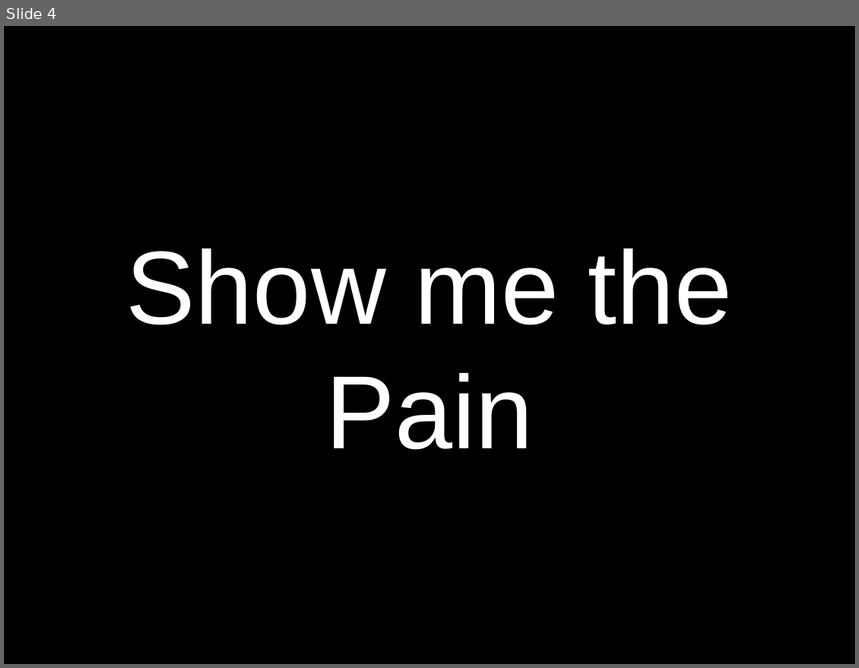
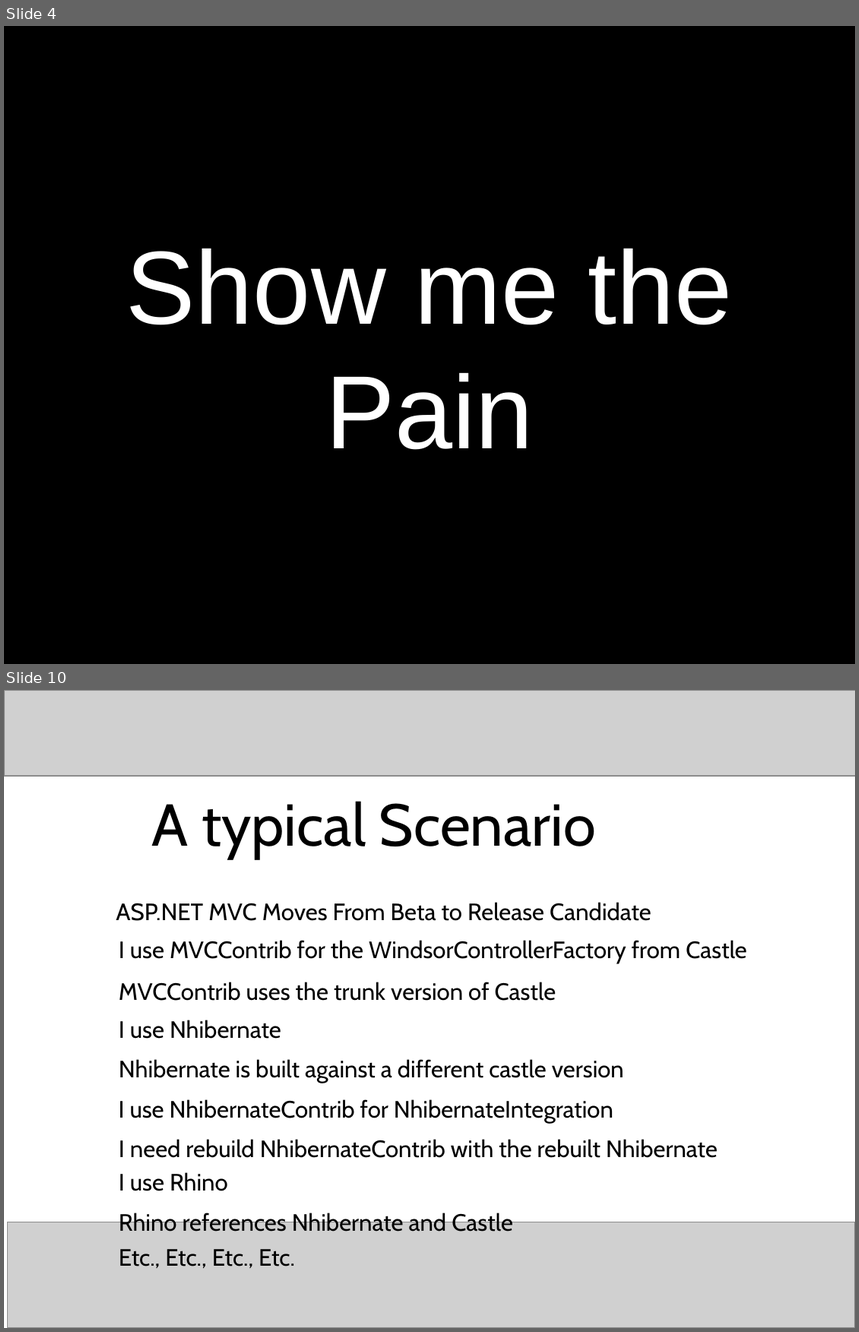
Before and after one commit to craignicol/scotaltdotnet, a slide deck: seattle/HORN Pres.ppt. Shown one above the other, each under a label of ours: slide 4 before the commit, slides 4 and 10 after it; the slides between them are not shown. The pictures are 859x668 and 859x1332 pixels, drawn with LibreOffice and Linux fonts; fonts in the diff are those of the drawing; grey boxes stand for pictures. Boxes give left, top, right and bottom in pixels: in the first picture for what was removed or moved away, otherwise in the second. Text is boxed around its words. In the diff, an @@ line names an element or a change of style, - is before the commit and + after.

```diff
--- a/seattle/HORN Pres.ppt
+++ b/seattle/HORN Pres.ppt
@@ slide 10 added at <box>4,690,855,1328</box>, background #FFFFFF @@
@@ picture added at <box>4,690,855,776</box> @@
@@ text added at <box>152,801,596,859</box>, 50 pt, text #000000 @@
+A typical Scenario
@@ text added at <box>116,902,652,921</box>, 20 pt, text #000000 @@
+ASP.NET MVC Moves From Beta to Release Candidate
@@ text added at <box>119,940,747,964</box>, 20 pt, text #000000 @@
+I use MVCContrib for the WindsorControllerFactory from Castle
@@ text added at <box>119,982,557,1001</box>, 20 pt, text #000000 @@
+MVCContrib uses the trunk version of Castle
@@ text added at <box>119,1020,281,1039</box>, 20 pt, text #000000 @@
+I use Nhibernate
@@ text added at <box>119,1059,624,1084</box>, 20 pt, text #000000 @@
+Nhibernate is built against a different castle version
@@ text added at <box>119,1100,614,1123</box>, 20 pt, text #000000 @@
+I use NhibernateContrib for NhibernateIntegration
@@ text added at <box>119,1139,718,1158</box>, 20 pt, text #000000 @@
+I need rebuild NhibernateContrib with the rebuilt Nhibernate
@@ text added at <box>119,1173,228,1192</box>, 20 pt, text #000000 @@
+I use Rhino
@@ text added at <box>119,1211,513,1232</box>, 20 pt, text #000000 @@
+Rhino references Nhibernate and Castle
@@ picture added at <box>7,1223,855,1328</box> @@
@@ text added at <box>119,1249,295,1268</box>, 20 pt, text #000000 @@
+Etc., Etc., Etc., Etc.
```
Also in this commit, not shown: 2 slides changed, 6 other slides added.
